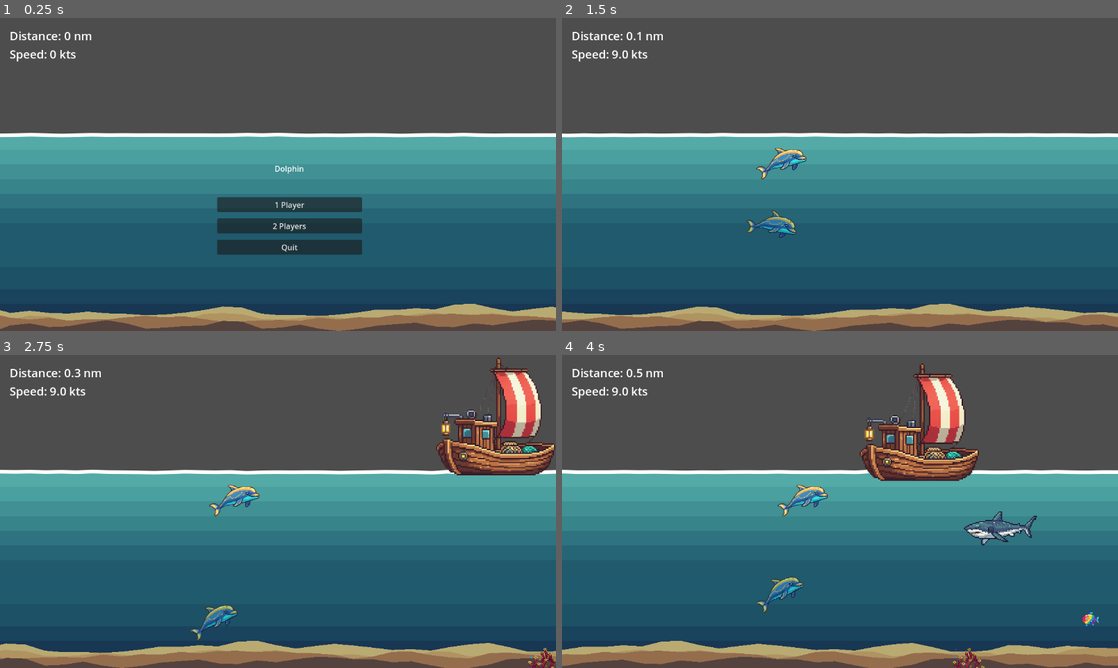
Above: before the commit, frames 1-4 (two rows, left to right).
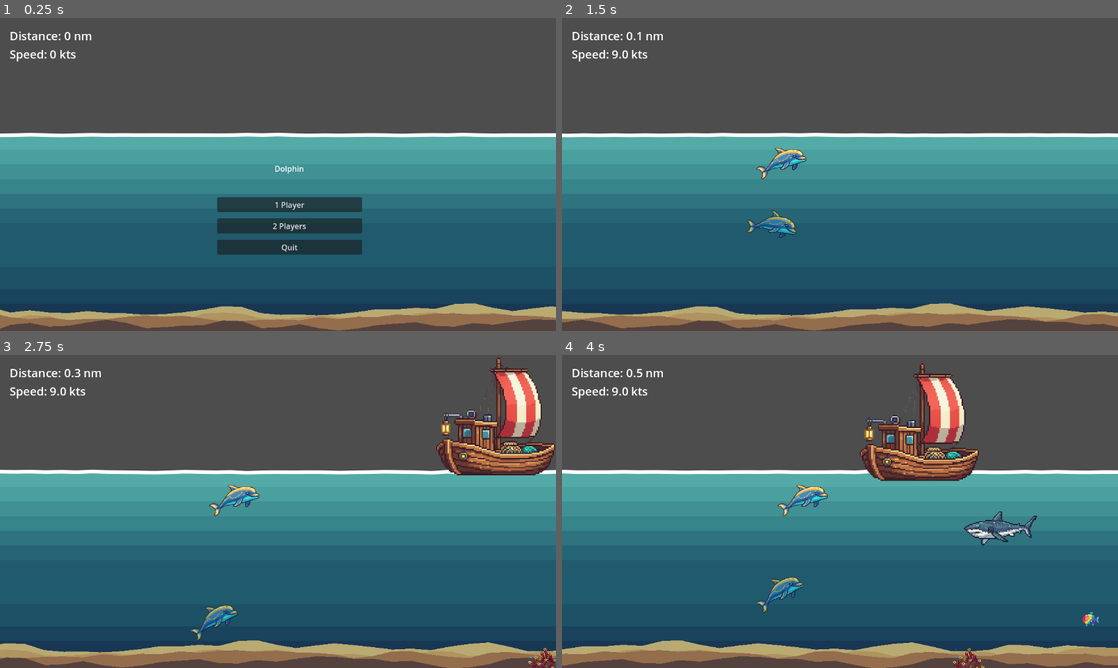
Above: after the commit, the same moments.

Repository: sandritalb/dolphin_ai
Game: Godot game, scene res://scenes/main.tscn
The game is run twice, just before and just after one commit, with the same random seed, the same clock (stepped at 60 frames per second) and the same inputs.
Inputs:
- Up to frame 1 (0.25 s): no input
- Up to frame 2 (1.5 s): click "1 Player" at 0.5 s; tap Enter (ui_accept) at 1.25 s; hold Right (ui_right) from 1.28 s (still down)
- Up to frame 3 (2.75 s): tap Enter (ui_accept) at 1.52, 2.27 s; release Right (ui_right) at 2.03 s; hold Down (ui_down) from 2.03 s (still down)
- Up to frame 4 (4 s): release Down (ui_down) at 2.78 s; hold Right (ui_right) 2.78-3.53 s; hold Up (ui_up) from 3.53 s (still down); tap Enter (ui_accept) at 3.77 s

The runs differ from the first frame. In frame 1, 0.6% of the frame differs, in the area x 0-100%, y 91-100%; in frame 2, 0.6%; in frame 3, 0.6%; in frame 4, 0.6%.

Commit message:
feat: Enhance SeaBottom script with dynamic height generation and camera tracking

Diff:
--- a/scenes/main.tscn
+++ b/scenes/main.tscn
@@ -38,7 +38,7 @@
 wave_amplitude = 0.3
 
 [node name="SeaBottom" parent="background" instance=ExtResource("4_ya4ey")]
-position = Vector2(-743.0276, 506.1902)
+position = Vector2(-743, 505)
 
 [node name="DecoGenerator" type="Node" parent="."]
 script = ExtResource("8_decos")
--- a/scripts/sea_bottom.gd
+++ b/scripts/sea_bottom.gd
@@ -31,24 +31,53 @@
 
 var segment_width: float = 0.0
 
+# Heights for each layer
+var layer1_heights: Array[float] = []
+var layer2_heights: Array[float] = []
+var layer3_heights: Array[float] = []
+var layer4_heights: Array[float] = []
+
+# Camera tracking
+var camera: Camera2D = null
+var last_camera_x: float = 0.0
+var start_x: float = 0.0  # Track how much we've shifted
+
 
 func _ready() -> void:
 	segment_width = total_width / segment_count
+	_generate_all_heights()
 	_draw_all_layers()
+
+	# Find camera
+	await get_tree().process_frame
+	camera = get_viewport().get_camera_2d()
+	if camera:
+		last_camera_x = camera.global_position.x
+		start_x = global_position.x
+
+
+func _physics_process(_delta: float) -> void:
+	_update_with_camera()
+
+
+func _generate_all_heights() -> void:
+	layer1_heights = _generate_heights(layer1_base_height)
+	layer2_heights = _generate_heights(layer2_base_height)
+	layer3_heights = _generate_heights(layer3_base_height)
+	layer4_heights = _generate_heights(layer4_base_height)
 
 
 func _draw_all_layers() -> void:
-	_draw_layer(layer1, layer1_base_height, layer_colors[0])
-	_draw_layer(layer2, layer2_base_height, layer_colors[1])
-	_draw_layer(layer3, layer3_base_height, layer_colors[2])
-	_draw_layer(layer4, layer4_base_height, layer_colors[3])
+	_draw_layer(layer1, layer1_heights, layer_colors[0])
+	_draw_layer(layer2, layer2_heights, layer_colors[1])
+	_draw_layer(layer3, layer3_heights, layer_colors[2])
+	_draw_layer(layer4, layer4_heights, layer_colors[3])
 
 
-func _draw_layer(polygon: Polygon2D, base_height: float, color: Color) -> void:
-	if not polygon:
+func _draw_layer(polygon: Polygon2D, heights: Array[float], color: Color) -> void:
+	if not polygon or heights.size() == 0:
 		return
 
-	var heights = _generate_heights(base_height)
 	var points: PackedVector2Array = PackedVector2Array()
 
 	# Top edge (irregular surface)
@@ -58,7 +87,7 @@
 		points.append(Vector2(x, y))
 
 	# Bottom edge (flat)
-	var max_depth = layer4_base_height + height_variance + 100.0
+	var max_depth = layer1_base_height + height_variance + 100.0
 	points.append(Vector2(total_width, max_depth))
 	points.append(Vector2(0, max_depth))
 
@@ -88,6 +117,46 @@
 	return heights
 
 
+func _update_with_camera() -> void:
+	if not camera:
+		camera = get_viewport().get_camera_2d()
+		if camera:
+			last_camera_x = camera.global_position.x
+			start_x = global_position.x
+		return
+
+	var current_camera_x = camera.global_position.x
+	var camera_delta = current_camera_x - last_camera_x
+
+	# Only process if camera moved right by one segment
+	if camera_delta < segment_width:
+		return
+
+	last_camera_x = current_camera_x
+
+	# Move the whole node to the right by one segment (keeps visuals stable)
+	global_position.x += segment_width
+
+	# Cycle points from left to right for each layer
+	_cycle_layer_heights(layer1_heights, layer1_base_height)
+	_cycle_layer_heights(layer2_heights, layer2_base_height)
+	_cycle_layer_heights(layer3_heights, layer3_base_height)
+	_cycle_layer_heights(layer4_heights, layer4_base_height)
+
+	_draw_all_layers()
+
+
+func _cycle_layer_heights(heights: Array[float], base_height: float) -> void:
+	# Remove first point and add new one at end
+	heights.pop_front()
+	var new_height = base_height + randf_range(-height_variance, height_variance)
+	# Smooth with neighbor
+	if heights.size() > 0:
+		new_height = lerp(new_height, heights[heights.size() - 1], smoothness * 0.5)
+	heights.append(new_height)
+
+
 ## Regenerate all layers with new random heights
 func regenerate() -> void:
+	_generate_all_heights()
 	_draw_all_layers()
